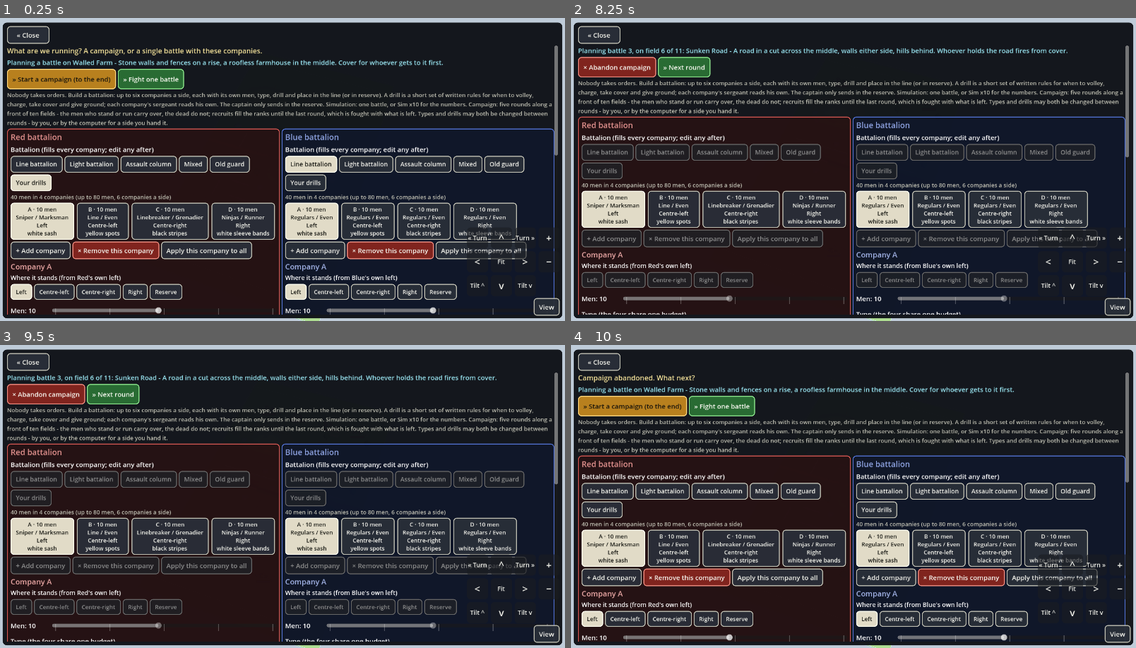
Above: before the commit, frames 1-4 (two rows, left to right).
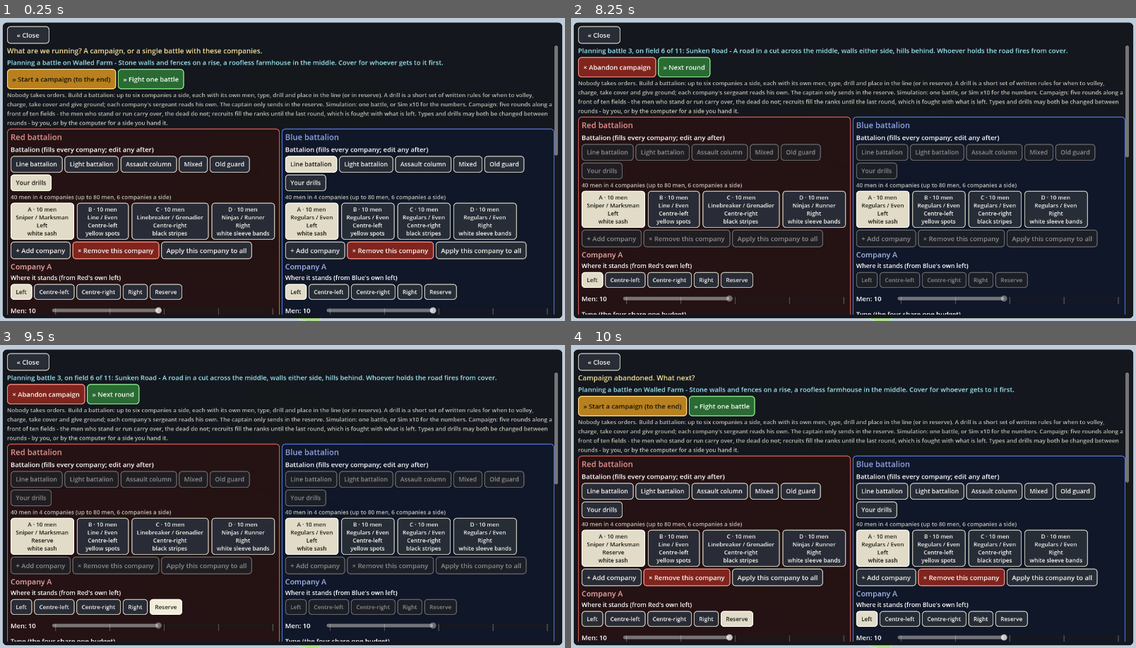
Above: after the commit, the same moments.

Repository: nathandunn/drillbook-bots
Game: Godot game, scene res://scenes/Main.tscn
Two runs of this game, one before a commit and one after it. Both use one fixed random seed, a clock stepped at 60 frames per second and the inputs below.
Inputs (mouse positions are in pixels of both pictures, inside the frame that each line leads up to):
- Up to frame 1 (0.25 s): no input
- Up to frame 2 (8.25 s): click "Reserve" at 0.5 s; click "Reserve" at 1.25 s; click "» Start a campaign (to the en…" at 2 s; click "× Abandon campaign" at 2.75 s; click "» Start a campaign (to the en…" at 3.5 s; click "× Abandon campaign" at 4.25 s; click "» Fight one battle" at 5 s; click "» Start a campaign" at 5.75 s; click "» Next round" at 6.5 s; click "» Next round" at 7.25 s; click "Edit Battalion" at 8 s
- Up to frame 3 (9.5 s): click (163, 605) at 8.75 s, where only the run after the commit has a clickable "Reserve"
- Up to frame 4 (10 s): click "× Abandon campaign" at 9.5 s

The runs differ from the first frame. In frame 1, 0.5% of the frame differs, in the area x 82-100%, y 68-99%; in frame 2, 1.0%; in frame 3, 1.2%, in the area x 1-100%, y 63-99%; in frame 4, 1.1%.
Error before the commit: Out of bounds get index '1' (on base: 'Array') (res://scripts/main.gd:723)
Error after the commit: Out of bounds get index '1' (on base: 'Array') (res://scripts/main.gd:728)

Commit message:
Panels freeze the view and hide the view pad; campaign companies keep a chosen position; status line safe between battles
Co-Authored-By: Claude Opus 5.5 <noreply@anthropic.com>
Claude-Session: https://claude.ai/code/session_0151CJsskN2V3a8mXPF74qvd

Diff:
--- a/scripts/camera_rig.gd
+++ b/scripts/camera_rig.gd
@@ -20,6 +20,7 @@
 var _cam: Camera3D
 var _dragging := false
 var _panning := false
+var input_blocked := false     # a panel is open over the field: the view stays put
 var _touches := {}
 var _pinch_d := 0.0
 var _focus := Vector3(0, 0, 0)
@@ -127,6 +128,12 @@
 
 
 func _unhandled_input(event: InputEvent) -> void:
+	if input_blocked:
+		_dragging = false
+		_panning = false
+		_touches.clear()
+		_pinch_d = -1.0
+		return
 	if event is InputEventMouseButton:
 		if event.button_index == MOUSE_BUTTON_RIGHT or event.button_index == MOUSE_BUTTON_MIDDLE \
 				or (event.button_index == MOUSE_BUTTON_LEFT and event.pressed and event.shift_pressed):
--- a/scripts/hud.gd
+++ b/scripts/hud.gd
@@ -557,10 +557,10 @@
 		b.add_theme_font_size_override("font_size", 13)
 		b.pressed.connect(func():
 			manager.companies[t][manager.sel[t]]["slot"] = sn
+			manager.companies[t][manager.sel[t]]["slot_set"] = true   # a campaign remembers it
 			_refresh_sliders(t))
 		srow.add_child(b)
 		_slot_chips[t][sn] = b
-		_army_locked[t].append(b)
 		_type_controls[t].append(b)
 
 	# size
@@ -985,7 +985,7 @@
 		var fighting := manager.fighting(t).size()
 		var alive := manager.alive_count(t)
 		var modes := []
-		for c in os.size():
+		for c in mini(os.size(), (manager.companies[t] as Array).size()):   # between battles the companies may already be the next lot
 			if manager.fighting_company(t, c).is_empty():
 				modes.append("%s lost" % manager.companies[t][c]["name"])
 			elif manager.is_reserve(t, c):
@@ -1268,7 +1268,7 @@
 				c.disabled = ai
 			if c is HSlider:
 				c.editable = not ai
-		# in a campaign the companies are the army's: no adding, removing, resizing or reslotting
+		# in a campaign the companies are the army's: no adding, removing or resizing (where each stands is still yours)
 		for c in _army_locked[t]:
 			if c is Button:
 				c.disabled = campaign_on or ai
@@ -1468,6 +1468,8 @@
 		b.toggle_mode = true
 		b.button_pressed = bool(a["fights"])
 		b.text = "%s · %d men\n%s / %s" % [a["name"], int(a["men"]), a["drill"], a["type"]]
+		if String(a.get("slot", "")) != "":
+			b.text += "\n%s" % a["slot"]
 		b.custom_minimum_size = Vector2(104, 0)
 		b.add_theme_font_size_override("font_size", 12)
 		b.disabled = int(a["men"]) == 0 or String(commanders[t]) == "computer"
@@ -1573,6 +1575,15 @@
 
 
 func _pad_tick(delta: float) -> void:
+	# a panel open over the field (Edit Battalion, a result): no view controls, no camera moves
+	var open := (teams_overlay != null and teams_overlay.visible) or (results_overlay != null and results_overlay.visible)
+	if _pad_box != null:
+		var holder := _pad_box.get_parent() as Control
+		if holder.visible == open:
+			holder.visible = not open
+			_pad_hold.clear()
+	if cam != null:
+		cam.input_blocked = open
 	if cam == null or _pad_hold.is_empty():
 		return
 	var rate := delta / maxf(Engine.time_scale, 0.001)   # the pad runs on real time, not battle time
--- a/scripts/main.gd
+++ b/scripts/main.gd
@@ -481,7 +481,7 @@
 func army_view(t: int) -> Array:
 	var out := []
 	for a in armies[t]:
-		out.append({"name": a["name"], "drill": a["drill"], "type": a["type"], "men": (a["men"] as Array).size(), "fights": a["fights"]})
+		out.append({"name": a["name"], "drill": a["drill"], "type": a["type"], "men": (a["men"] as Array).size(), "fights": a["fights"], "slot": a.get("slot", "")})
 	return out
 
 
@@ -495,6 +495,8 @@
 		a["drill"] = String(co["persona_name"])
 		a["type"] = String(co["type_name"])
 		a["type_obj"] = (co["type"] as SoldierType).copy()
+		if co.get("slot_set", false):
+			a["slot"] = String(co["slot"])
 
 
 ## The n (four unless said) with the most men left are put forward.
@@ -579,7 +581,10 @@
 	var roster := []
 	for c in picked.size():
 		var a: Dictionary = ar[picked[c]]
-		var co := manager.new_company(t, c, a["drill"], a["type"], slots[c % slots.size()], (a["men"] as Array).size())
+		var chosen: String = String(a.get("slot", ""))
+		var co := manager.new_company(t, c, a["drill"], a["type"], chosen if chosen != "" else slots[c % slots.size()], (a["men"] as Array).size())
+		if chosen != "":
+			co["slot_set"] = true
 		co["name"] = a["name"]
 		co["type"] = (a["type_obj"] as SoldierType).copy()
 		co["type_name"] = a["type"]
@@ -848,11 +853,13 @@
 			if hud.commanders[t] != "computer":
 				want[t] = maxi(int(_fielded_last[t]), 1)
 		for t in 2:
+			if hud.commanders[t] != "computer" or hud.commanders[1 - t] == "computer":
+				_default_picks(t, want[t])
+				_prepare_battle(t)
+		for t in 2:
 			if hud.commanders[t] == "computer" and hud.commanders[1 - t] != "computer":
-				want[t] = want[1 - t]
-		for t in 2:
-			_default_picks(t, want[t])
-			_prepare_battle(t)
+				_default_picks(t, maxi(_fielded(1 - t), 1))   # as many as the human side can field
+				_prepare_battle(t)
 		for t in 2:
 			if hud.commanders[t] == "computer":
 				_ai_pick(t, false)
@@ -888,6 +895,7 @@
 			else:
 				if OS.get_cmdline_user_args().has("--testpicks"):
 					# exercise the picker: Red puts every company in, and falls back as far as it may
+					armies[0][0]["slot"] = "Reserve"
 					for i in (armies[0] as Array).size():
 						if not armies[0][i]["fights"] and (armies[0][i]["men"] as Array).size() > 0:
 							toggle_army_pick(0, i)
